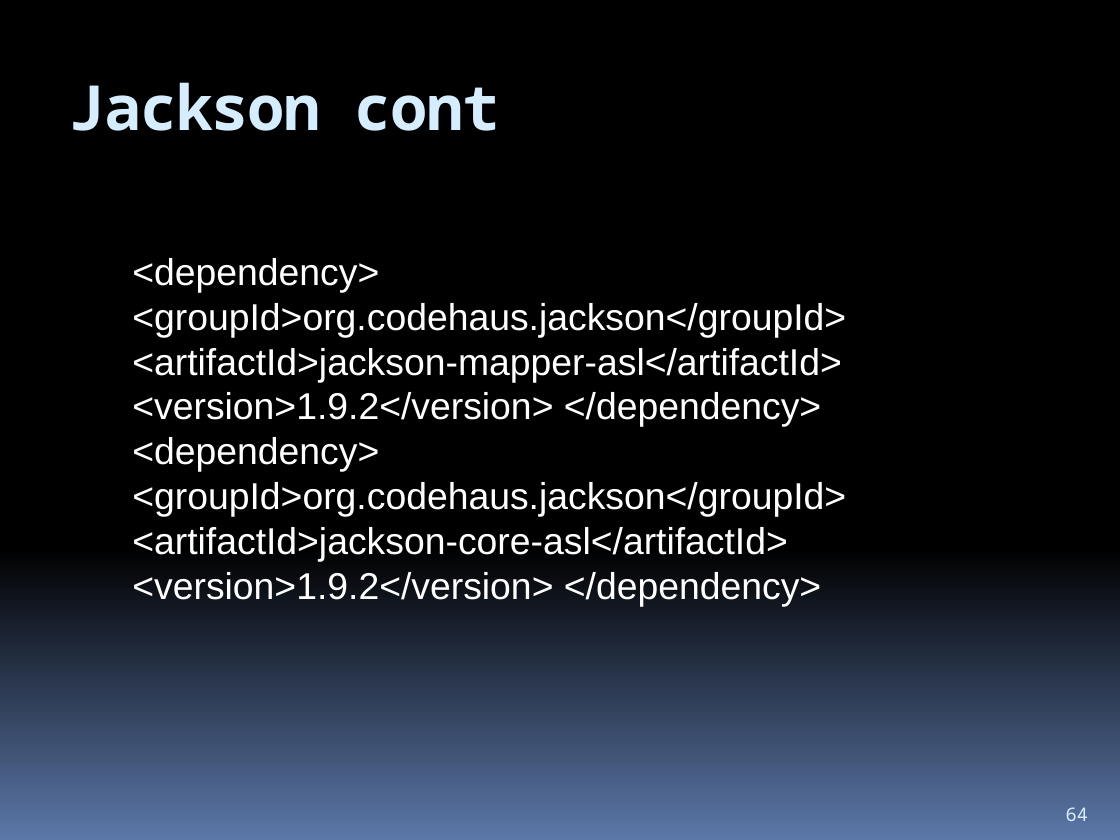
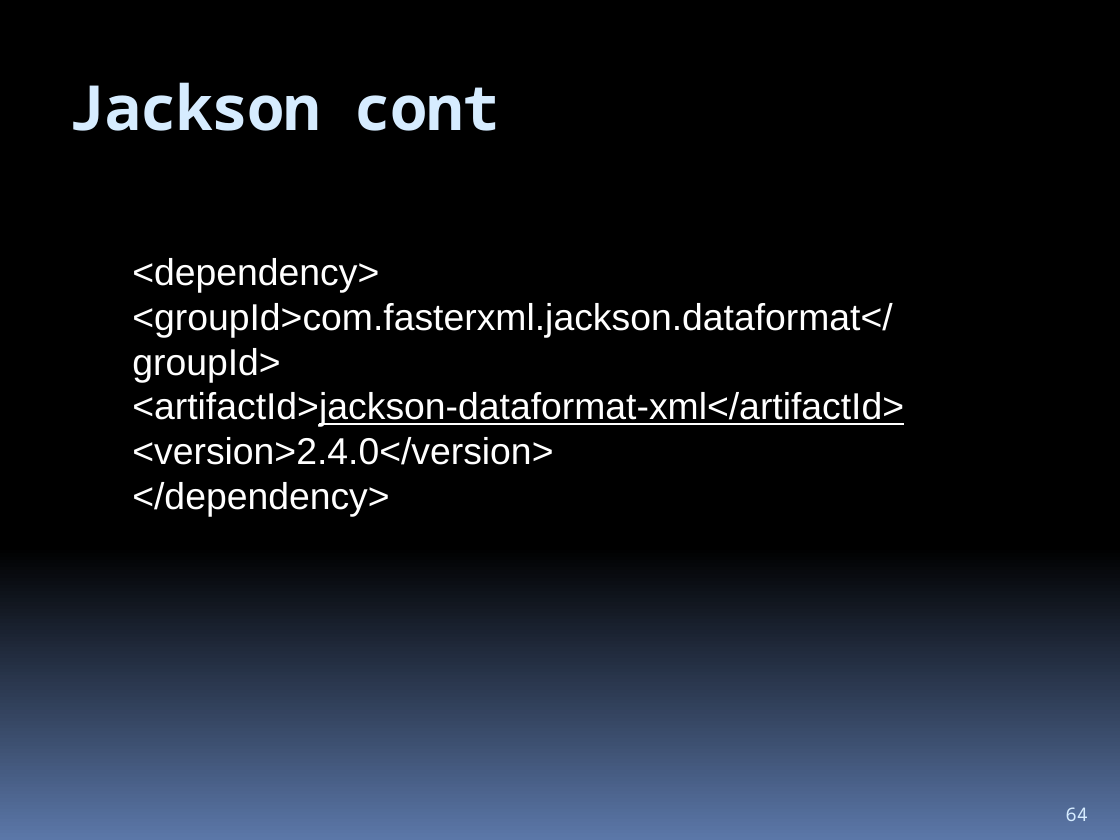
Before and after one commit to hchan/comp2613, a slide deck: slide 64 of coursePresentation.pptx. Drawn at 1120x840 pixels with LibreOffice and Linux fonts; fonts in the diff are those of the drawing. Boxes give left, top, right and bottom in pixels: in the first picture for what was removed or moved away, otherwise in the second. Text is boxed around its words. In the diff, an @@ line names an element or a change of style, - is before the commit and + after.

```diff
--- a/coursePresentation.pptx
+++ b/coursePresentation.pptx
@@ text at (132,258,904,517): text changed @@
-<dependency> <groupId>org.codehaus.jackson</groupId> <artifactId>jackson-mapper-asl</artifactId> <version>1.9.2</version> </dependency> <dependency> <groupId>org.codehaus.jackson</groupId> <artifactId>jackson-core-asl</artifactId> <version>1.9.2</version> </dependency>
+<dependency>
+<groupId>com.fasterxml.jackson.dataformat</groupId>
+<artifactId>jackson-dataformat-xml</artifactId>
+<version>2.4.0</version>
+</dependency>
```
Also in this commit, not shown: 1 other slide changed, 2 other files.
